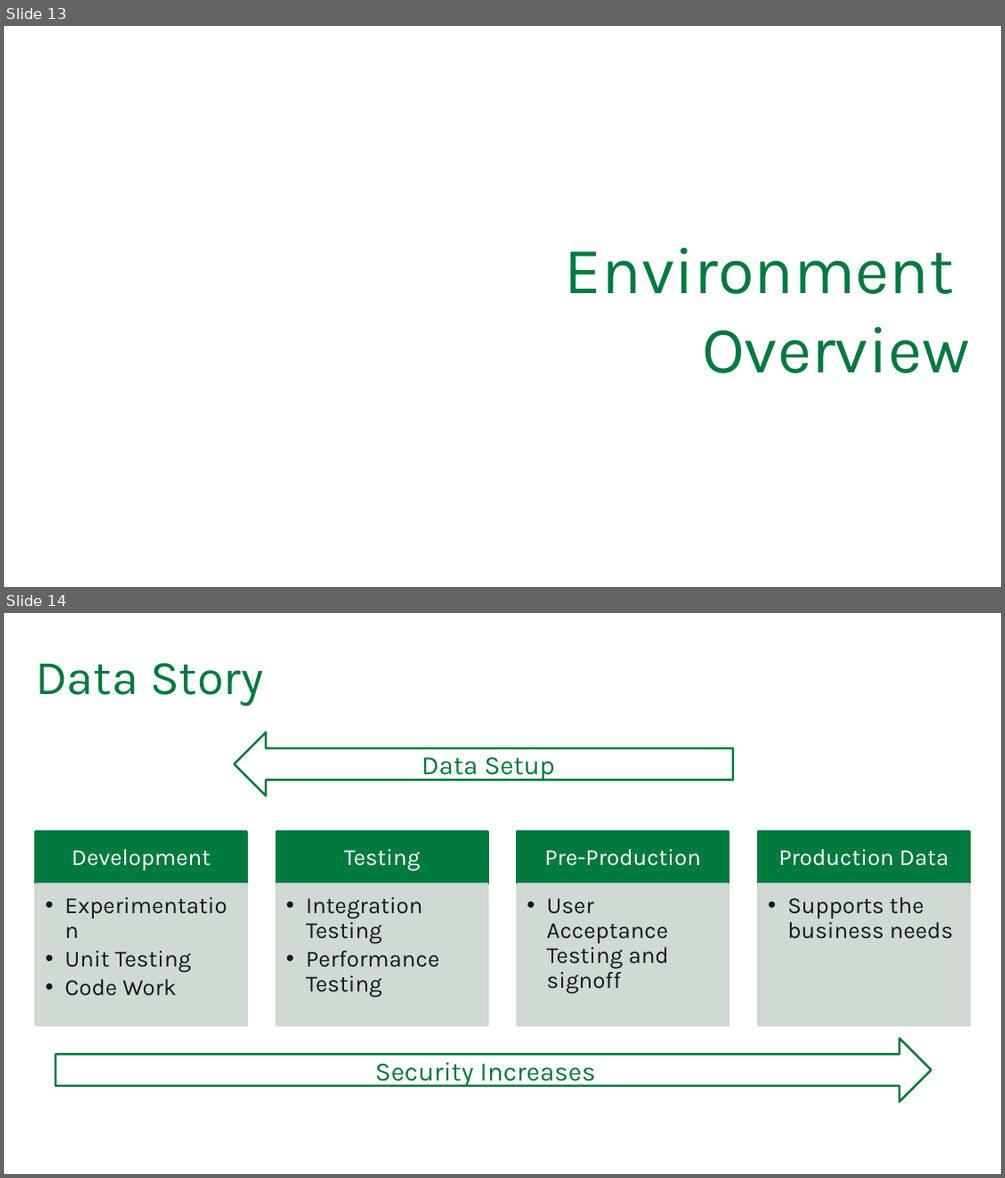
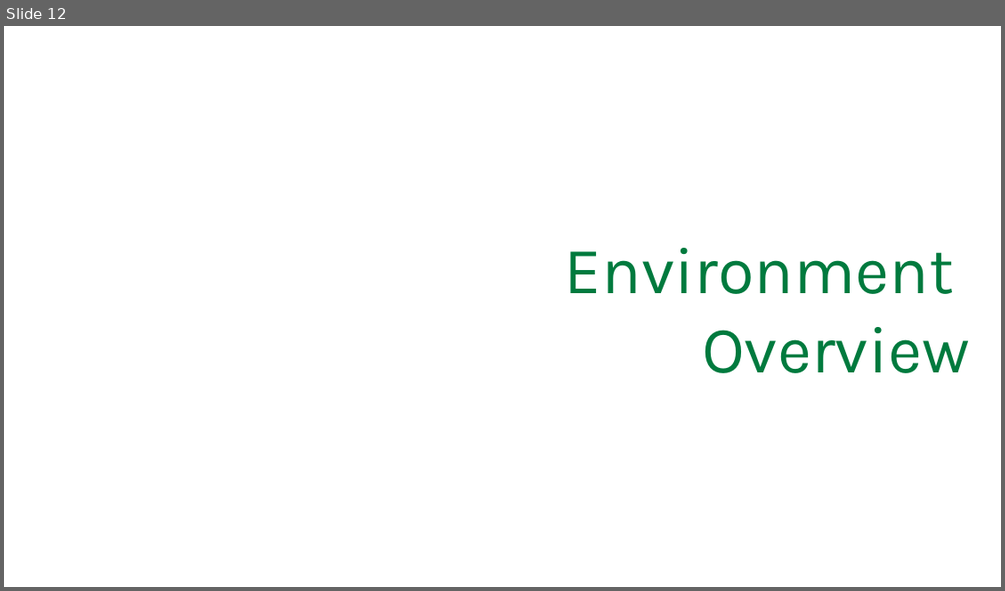
Before and after one commit to SQLPioneer/Presentations, a slide deck: Automation/EnvironmentAutomation.pptx. Shown one above the other, each under a label of ours: slides 13 and 14 before the commit, slide 12 after it. The pictures are 1005x1178 and 1005x591 pixels, drawn with LibreOffice and Linux fonts; fonts in the diff are those of the drawing; background and template pictures are left out. Boxes give left, top, right and bottom in pixels: in the first picture for what was removed or moved away, otherwise in the second. Text is boxed around its words. In the diff, an @@ line names an element or a change of style, - is before the commit and + after.

```diff
--- a/Automation/EnvironmentAutomation.pptx
+++ b/Automation/EnvironmentAutomation.pptx
@@ slide 14 removed at <box>4,613,1001,1174</box>, background #FFFFFF @@
@@ title removed at <box>35,663,264,706</box> @@
-Data Story
@@ left arrow removed at <box>235,732,733,795</box> @@
-Data Setup
@@ group removed at <box>36,831,969,1025</box>: 8 rectangles, 8 texts @@
-Production Data
-  • Supports the business needs
-Pre-Production
-  • User Acceptance Testing and signoff
-Testing
-  • Integration Testing
-  • Performance Testing
-Development
-  • Experimentation
-  • Unit Testing
-  • Code Work
@@ right arrow removed at <box>56,1038,931,1101</box> @@
-Security Increases
@@ what was slide 13 is now slide 12 @@
```
Also in this commit, not shown: 3 slides changed, 4 slides added, 4 other slides removed, 4 other files.
